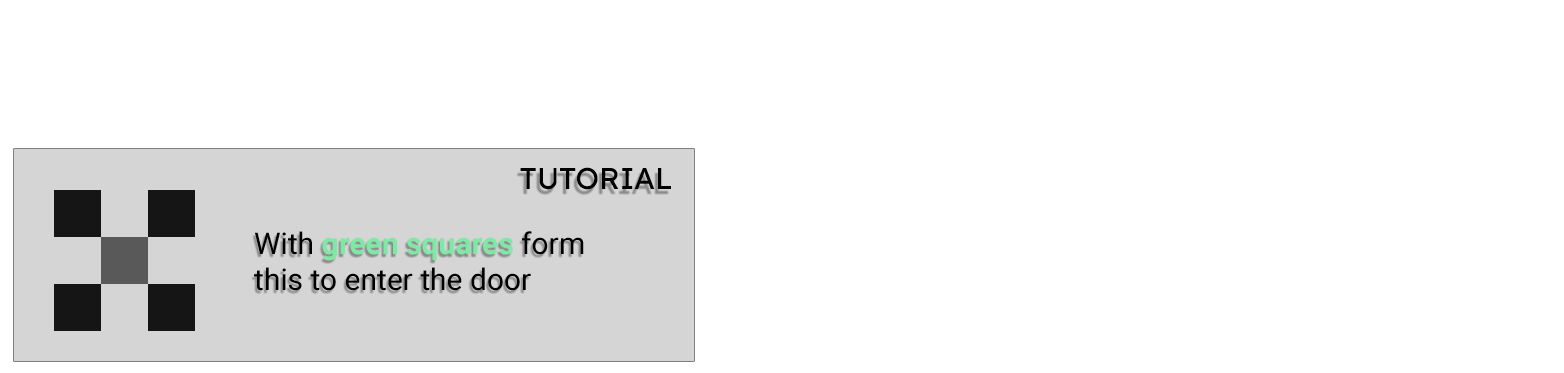
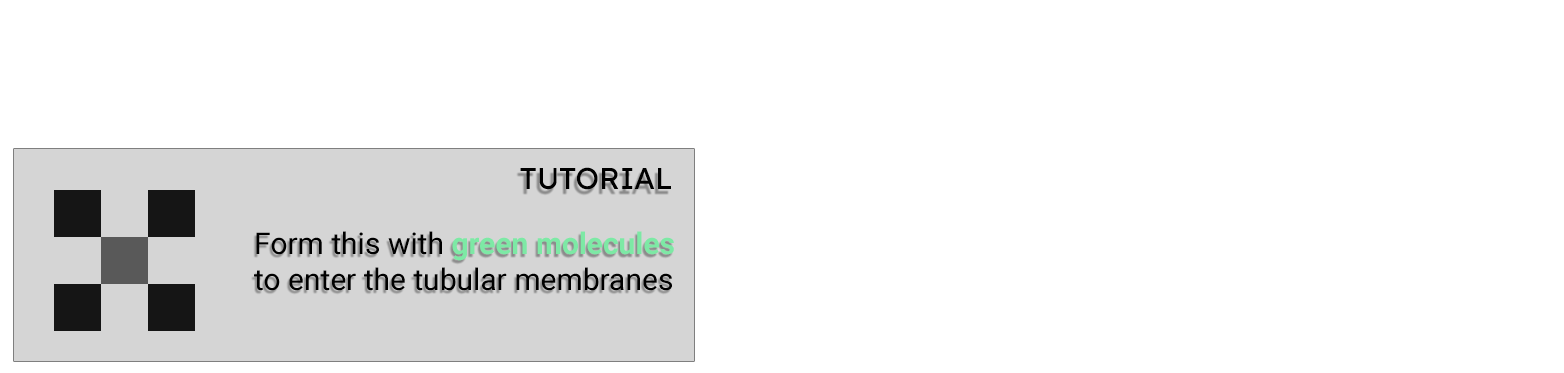
The second 1564x373 image is a revision of the first. Changes to its layers:
painted on "TUTORIAL" over (552, 168, 648, 189)
renamed "With green squares form this to enter the door" to "Form this with green molecules to enter the tubular membranes", painted on it over (254, 231, 674, 291)
